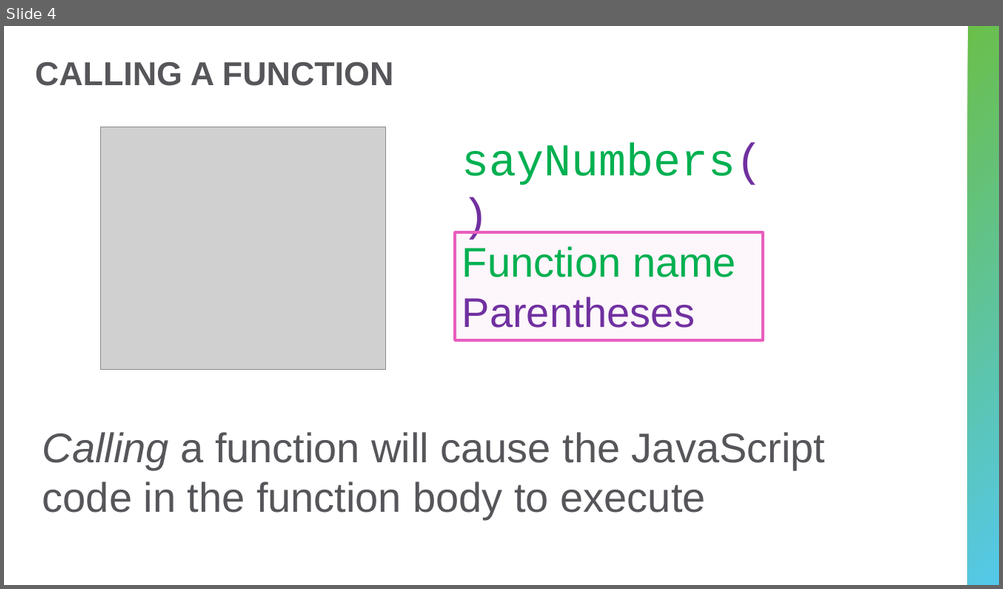
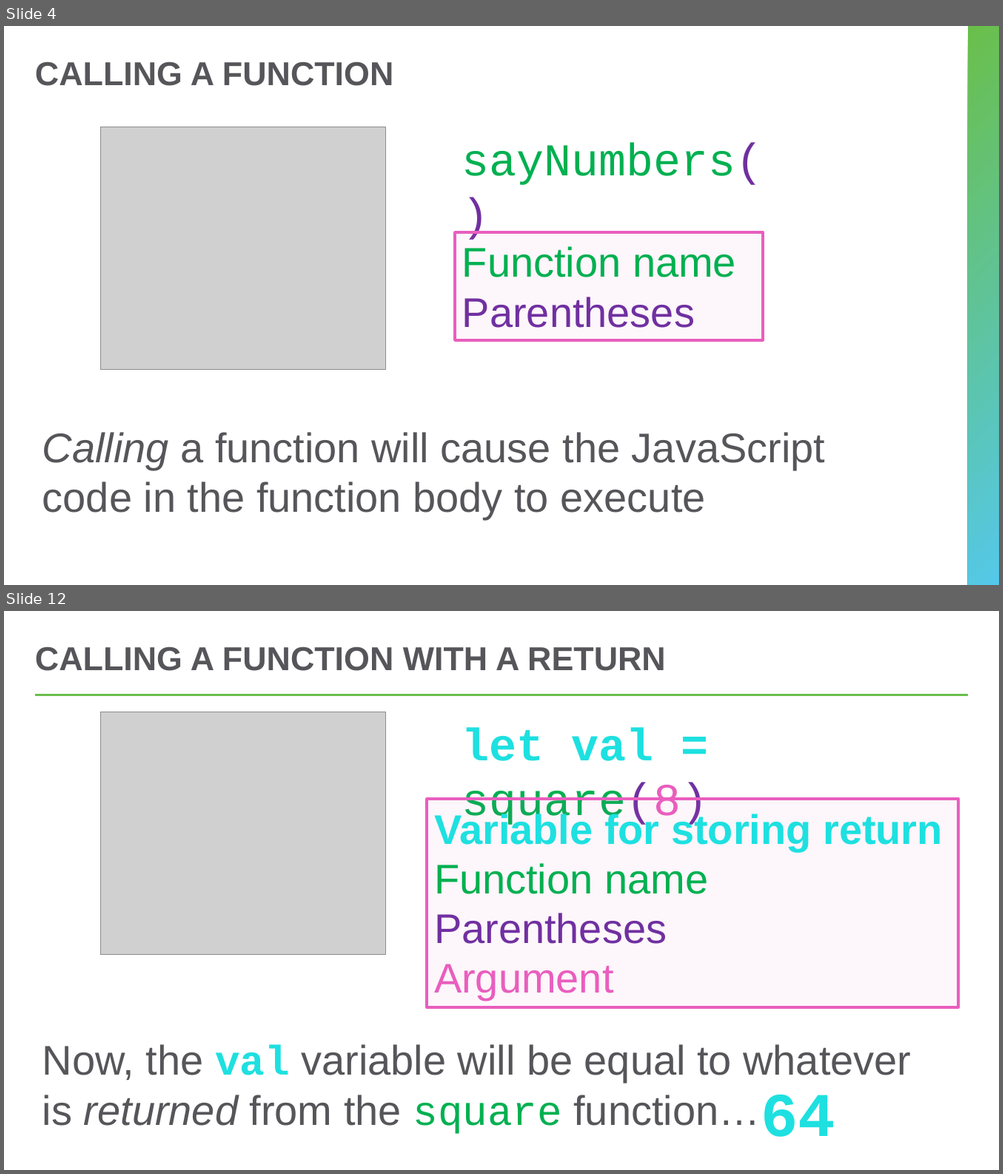
Before and after one commit to hytechclub/web-102, a slide deck: Week08/FunctionParameters.pptx. Shown one above the other, each under a label of ours: slide 4 before the commit, slides 4 and 12 after it; the slides between them are not shown. The pictures are 1003x589 and 1003x1174 pixels, drawn with LibreOffice and Linux fonts; fonts in the diff are those of the drawing; grey boxes stand for pictures. Boxes give left, top, right and bottom in pixels: in the first picture for what was removed or moved away, otherwise in the second. Text is boxed around its words. In the diff, an @@ line names an element or a change of style, - is before the commit and + after.

Commit message:
week 8 add returns to ppt

```diff
--- a/Week08/FunctionParameters.pptx
+++ b/Week08/FunctionParameters.pptx
@@ slide 12 added at [4,611,999,1170], background #FFFFFF @@
@@ title added at [35,647,666,671], 32 pt, text #56565A, bold @@
+CALLING A FUNCTION WITH A RETURN
@@ line added from (35, 695) to (968, 695), #54C8E8 2.25 pt @@
@@ picture added at [100,712,385,955] @@
@@ text added at [462,729,708,828], 44 pt, text #1EE0E0 @@
+let val = square(8)
@@ rectangle added at [427,799,959,1007], fill #E95EBE at 5% opacity, outline #E95EBE 2.75 pt, 40 pt, text #1EE0E0 @@
+Variable for storing return
+Function name
+Parentheses
+Argument
@@ text added at [42,1045,910,1134], 40 pt, text #56565A @@
+Now, the val variable will be equal to whatever is returned from the square function…
@@ text added at [760,1095,835,1137], 60 pt, text #1EE0E0, bold @@
+64
```
Also in this commit, not shown: 7 slides changed, 4 other slides added.
